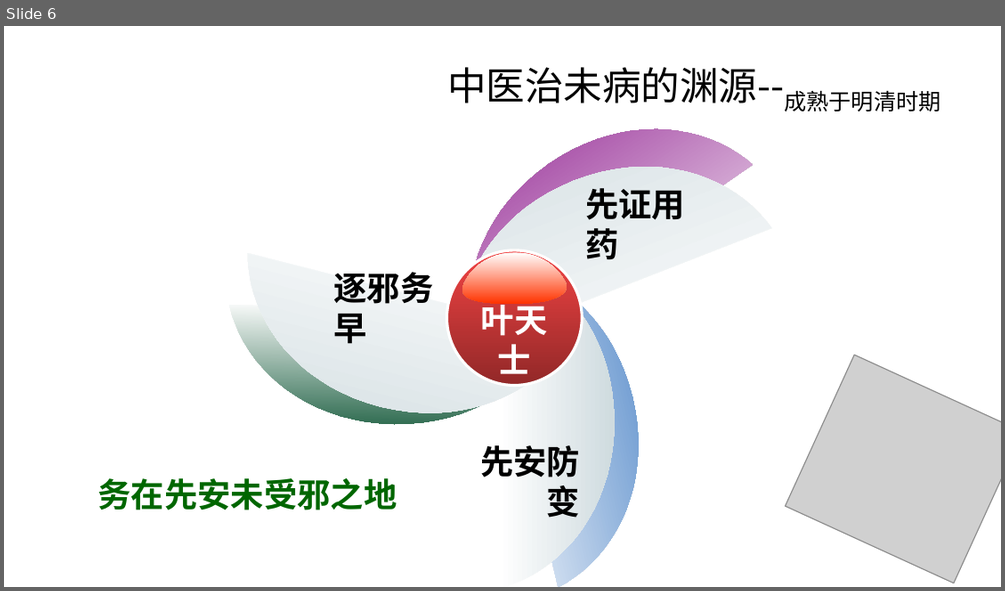
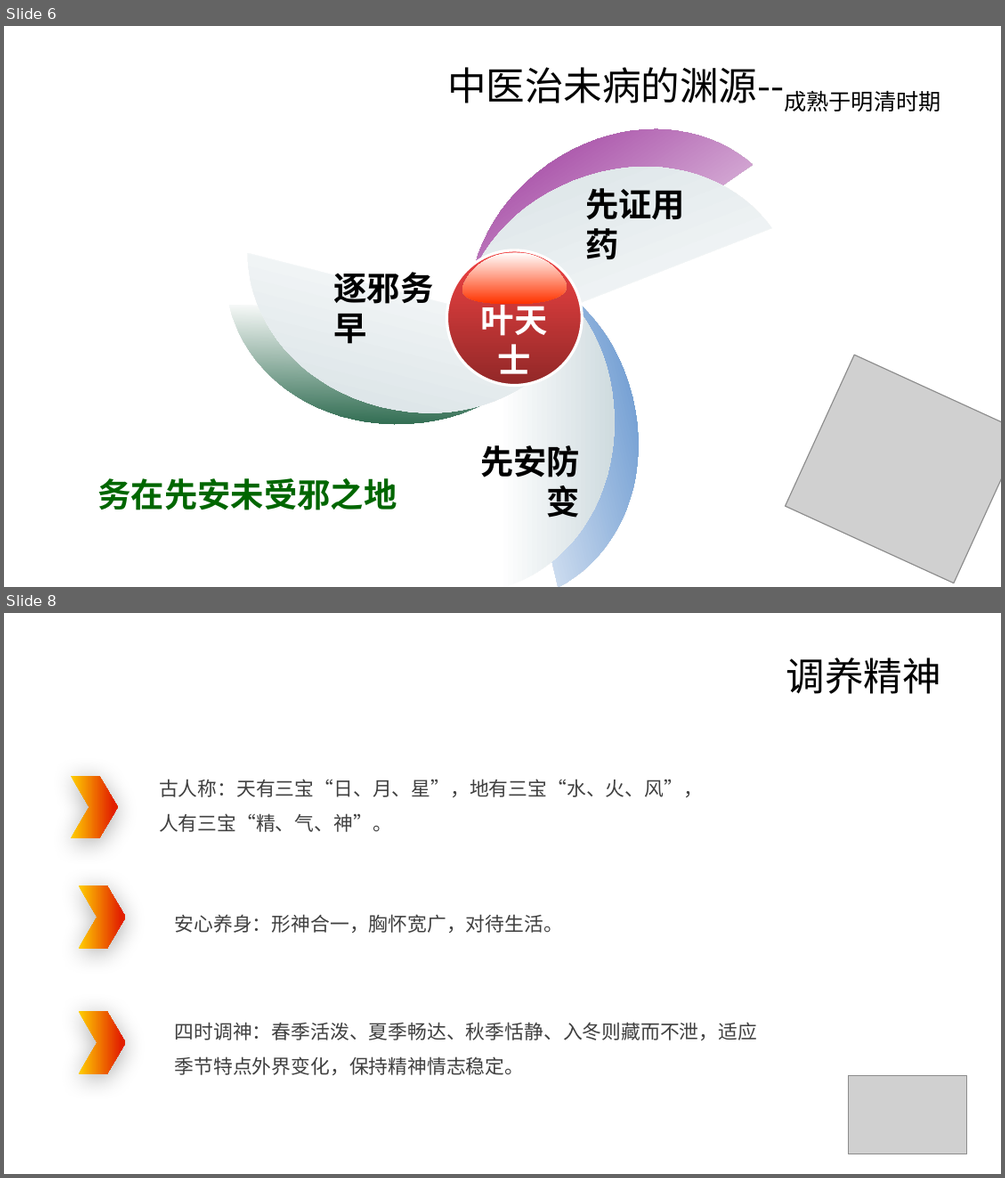
Before and after one commit to sdaulldd/PersonalWork, a slide deck: Document/中国风ppt模板-中医营养.pptx. Shown one above the other, each under a label of ours: slide 6 before the commit, slides 6 and 8 after it; the slides between them are not shown. The pictures are 1005x591 and 1005x1178 pixels, drawn with LibreOffice and Linux fonts; fonts in the diff are those of the drawing; grey boxes stand for pictures; background and template pictures are left out. Boxes give left, top, right and bottom in pixels: in the first picture for what was removed or moved away, otherwise in the second. Text is boxed around its words. In the diff, an @@ line names an element or a change of style, - is before the commit and + after.

```diff
--- a/Document/中国风ppt模板-中医营养.pptx
+++ b/Document/中国风ppt模板-中医营养.pptx
@@ slide 8 added at box(4, 613, 1001, 1174), background picture (left out) @@
@@ title added at box(786, 657, 941, 694), 28 pt, text #000000 @@
+调养精神
@@ chevron added at box(71, 776, 118, 838), fill gradient #FFCF01 to #E22000 @@
@@ text added at box(159, 779, 703, 832), 14 pt, text #404040 @@
+古人称：天有三宝“日、月、星”，地有三宝“水、火、风”，
+人有三宝“精、气、神”。
@@ chevron added at box(79, 885, 126, 948), fill gradient #FFCF01 to #E22000 @@
@@ text added at box(175, 914, 563, 933), 14 pt, text #404040 @@
+安心养身：形神合一，胸怀宽广，对待生活。
@@ chevron added at box(79, 1011, 126, 1073), fill gradient #FFCF01 to #E22000 @@
@@ text added at box(175, 1022, 757, 1075), 14 pt, text #404040 @@
+四时调神：春季活泼、夏季畅达、秋季恬静、入冬则藏而不泄，适应季节特点外界变化，保持精神情志稳定。
@@ picture added at box(848, 1076, 967, 1154) @@
```
Also in this commit, not shown: 3 slides changed, 7 other slides added, 5 slides removed.
